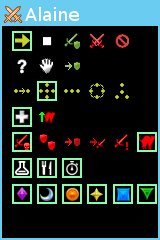
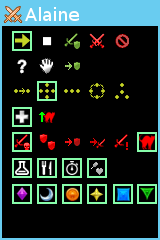
Two versions of the same layered image (160×240). Layer-by-layer changes:
showed "Row 6 Button 4" over [87, 158, 107, 178]
added layer "btn: cure" above "btn: food" over [91, 162, 103, 175]
